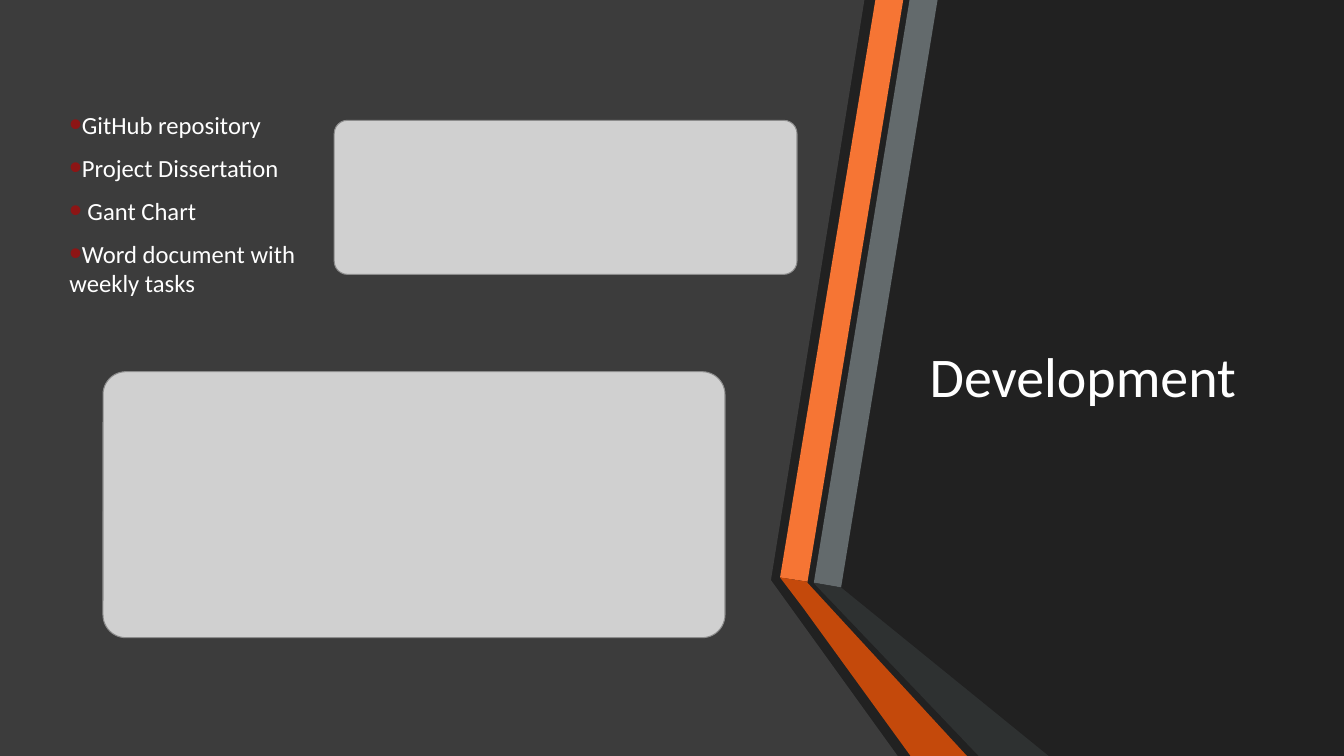
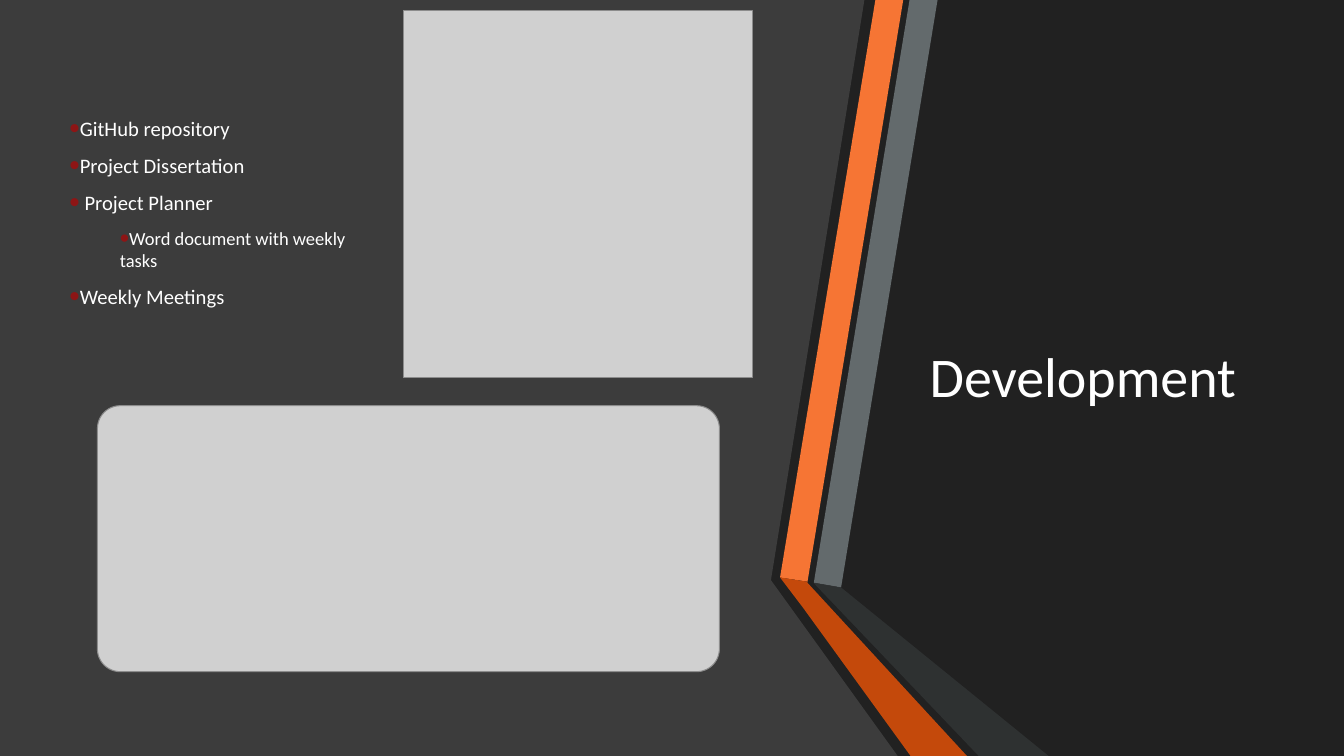
Before and after one commit to OskarGrzenda/FinalYear_Project, a slide deck: slide 4 of Project Slides.pptx. Drawn at 1344x756 pixels with LibreOffice and Linux fonts; fonts in the diff are those of the drawing; grey boxes stand for pictures. Boxes give left, top, right and bottom in pixels: in the first picture for what was removed or moved away, otherwise in the second. Text is boxed around its words. In the diff, an @@ line names an element or a change of style, - is before the commit and + after.

```diff
--- a/Project Slides.pptx
+++ b/Project Slides.pptx
@@ picture added at bbox=[403, 11, 752, 378] @@
@@ subtitle at bbox=[80, 121, 345, 267]: size 17.6 to 14.7 pt in "GitHub repository", "Project Dissertation"; size 17.6 to 13.2 pt in "Word document with weekly tasks"; list level 2 to 3 in "Word document with weekly tasks" @@
@@ picture removed at bbox=[335, 120, 798, 274] @@
@@ subtitle at bbox=[85, 195, 212, 214]: text changed; size 17.6 to 14.7 pt @@
-  • Gant Chart
+  • Project Planner
@@ subtitle at bbox=[80, 289, 224, 308]: paragraph added @@
+  • Weekly Meetings
@@ picture: place and size @@
-picture at bbox=[103, 372, 725, 638]
+picture at bbox=[98, 406, 720, 673]
```
Also in this commit, not shown: 1 other slide changed, 3 other files.
